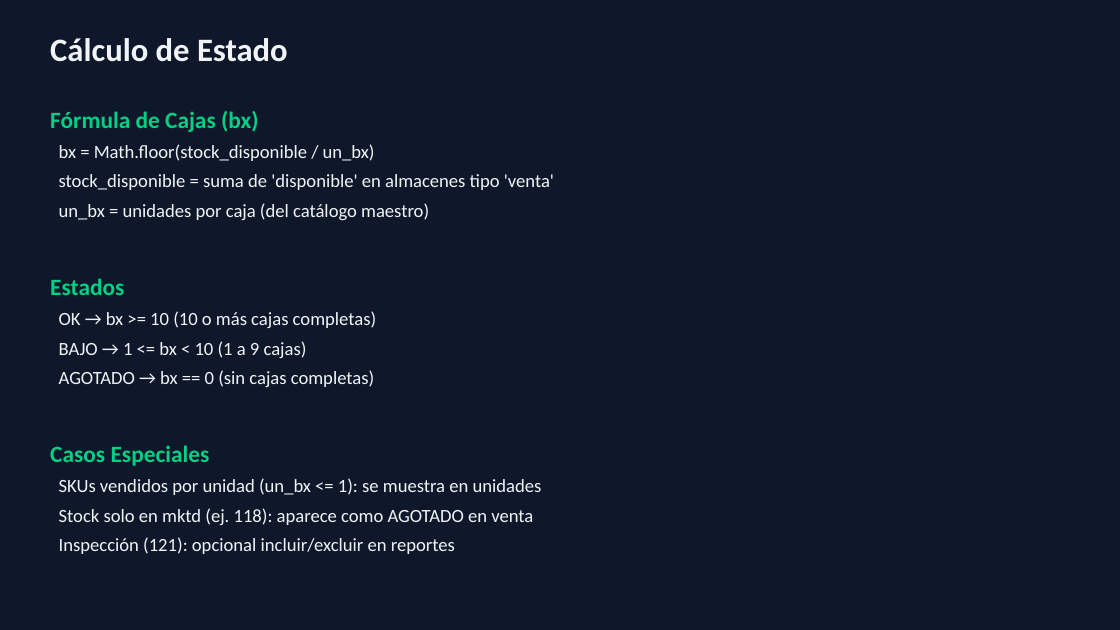
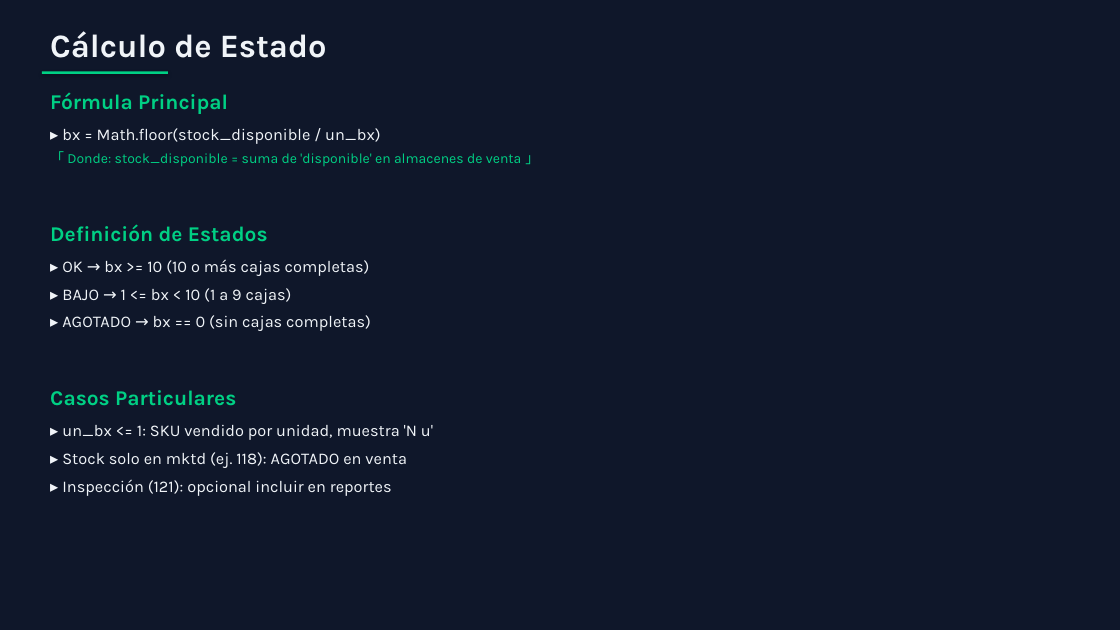
Before and after one commit to carloscus/g360-stock-reporter, a slide deck: slide 10 of StockPulse_Manual_Tecnico.pptx. Drawn at 1120x630 pixels with LibreOffice and Linux fonts; fonts in the diff are those of the drawing. Boxes give left, top, right and bottom in pixels: in the first picture for what was removed or moved away, otherwise in the second. Text is boxed around its words. In the diff, an @@ line names an element or a change of style, - is before the commit and + after.

Commit message:
docs: improved PPTX design with better typography and spacing

```diff
--- a/StockPulse_Manual_Tecnico.pptx
+++ b/StockPulse_Manual_Tecnico.pptx
@@ text "Cálculo de Estado" at bbox=[50, 31, 327, 58]: font Calibri to Karla @@
@@ rectangle added at bbox=[42, 71, 168, 74], fill #00D084 @@
@@ text at bbox=[50, 93, 539, 496]: text changed; size 16 to 14 pt; font Calibri to Karla @@
-Fórmula de Cajas (bx)
-bx = Math.floor(stock_disponible / un_bx)
-stock_disponible = suma de 'disponible' en almacenes tipo 'venta'
-un_bx = unidades por caja (del catálogo maestro)
-Estados
-OK → bx >= 10 (10 o más cajas completas)
-BAJO → 1 <= bx < 10 (1 a 9 cajas)
-AGOTADO → bx == 0 (sin cajas completas)
-Casos Especiales
-SKUs vendidos por unidad (un_bx <= 1): se muestra en unidades
-Stock solo en mktd (ej. 118): aparece como AGOTADO en venta
-Inspección (121): opcional incluir/excluir en reportes
+Fórmula Principal
+▸ bx = Math.floor(stock_disponible / un_bx)
+「 Donde: stock_disponible = suma de 'disponible' en almacenes de venta 」
+Definición de Estados
+▸ OK → bx >= 10 (10 o más cajas completas)
+▸ BAJO → 1 <= bx < 10 (1 a 9 cajas)
+▸ AGOTADO → bx == 0 (sin cajas completas)
+Casos Particulares
+▸ un_bx <= 1: SKU vendido por unidad, muestra 'N u'
+▸ Stock solo en mktd (ej. 118): AGOTADO en venta
+▸ Inspección (121): opcional incluir en reportes
```
Also in this commit, not shown: 25 other slides changed, 1 other file.
